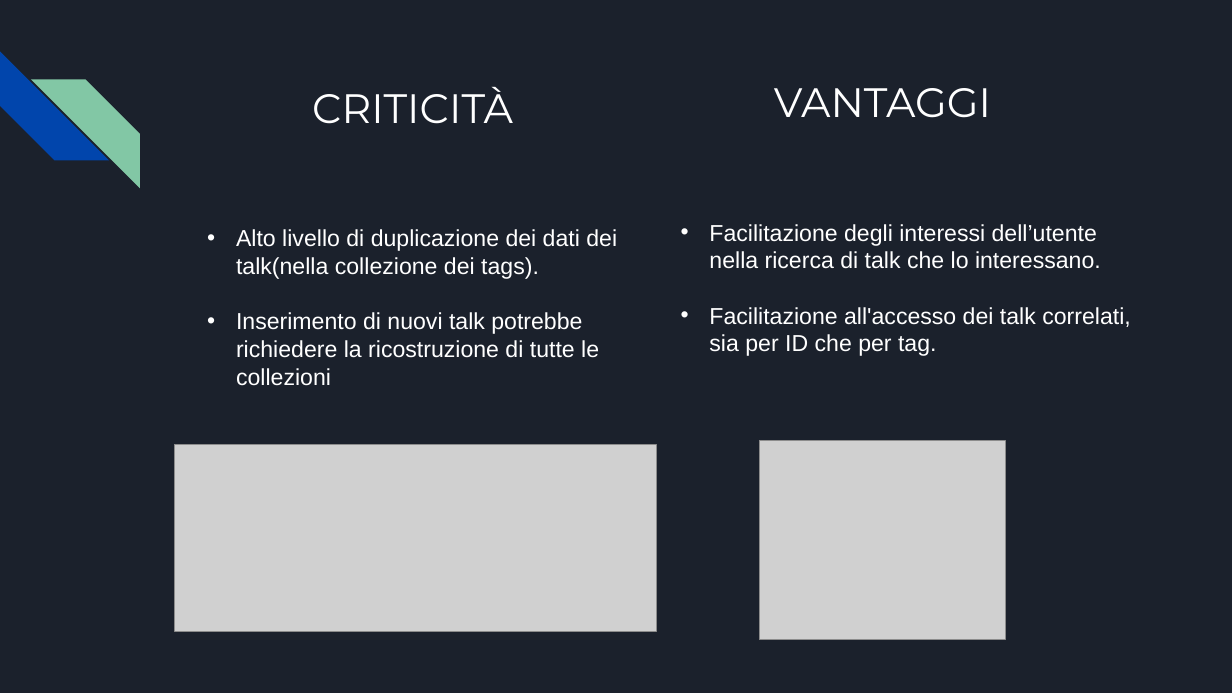
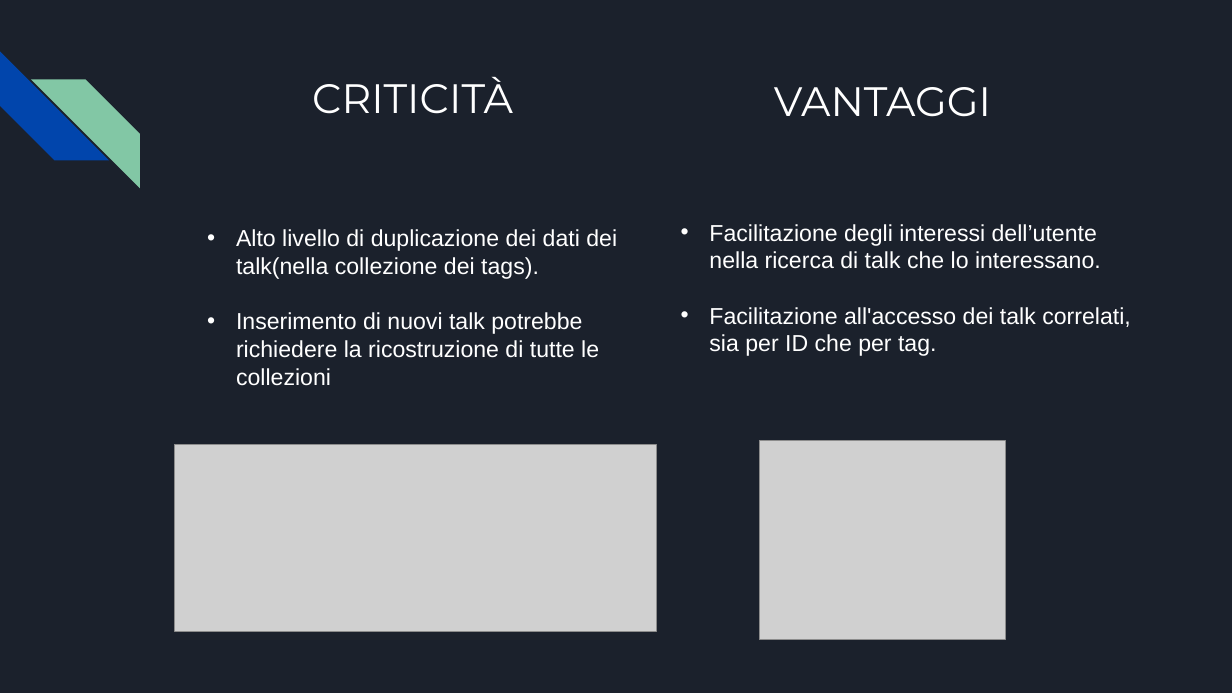
Before and after one commit to Gabriele-Mazzoleni/Progetti_Tec_Cloud_Mobile_2024, a slide deck: slide 9 of Parte 2/Presentazione TedxTok(parte 2).pptx. Drawn at 1232x693 pixels with LibreOffice and Linux fonts; fonts in the diff are those of the drawing; grey boxes stand for pictures. Boxes give left, top, right and bottom in pixels: in the first picture for what was removed or moved away, otherwise in the second. Text is boxed around its words. In the diff, an @@ line names an element or a change of style, - is before the commit and + after.

Commit message:
inizio presentazione parte 3

```diff
--- a/Parte 2/Presentazione TedxTok(parte 2).pptx
+++ b/Parte 2/Presentazione TedxTok(parte 2).pptx
@@ title "CRITICITÀ": place and size @@
-title "CRITICITÀ" at [312,86,513,124]
+title "CRITICITÀ" at [312,76,513,114]
```
Also in this commit, not shown: 1 other file.
